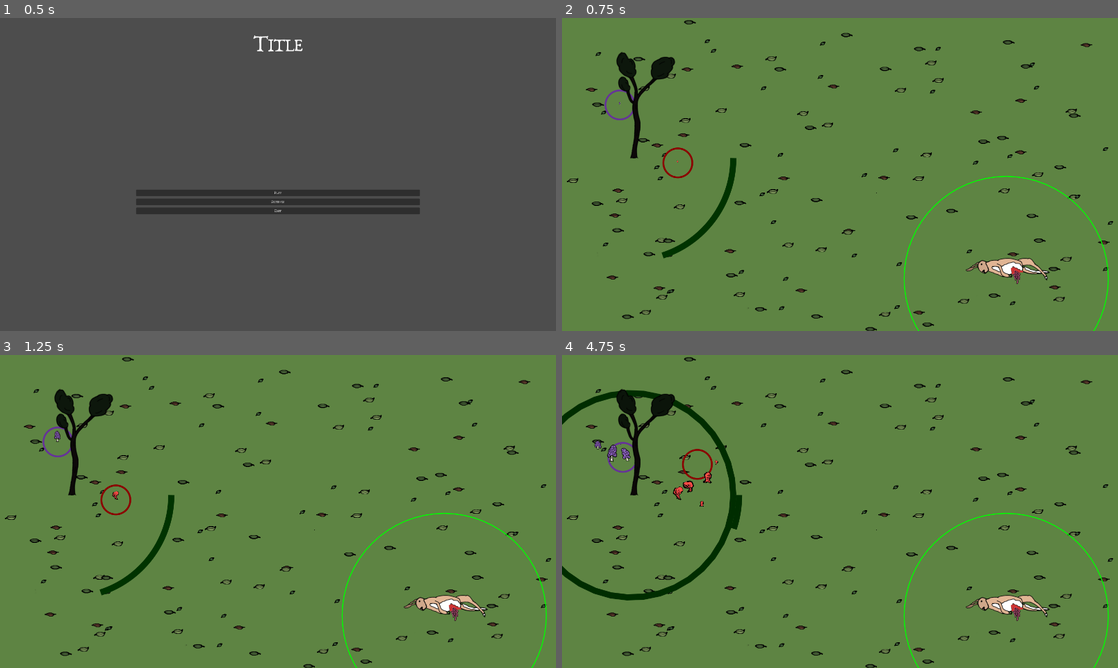
Above: before the commit, frames 1-4 (two rows, left to right).
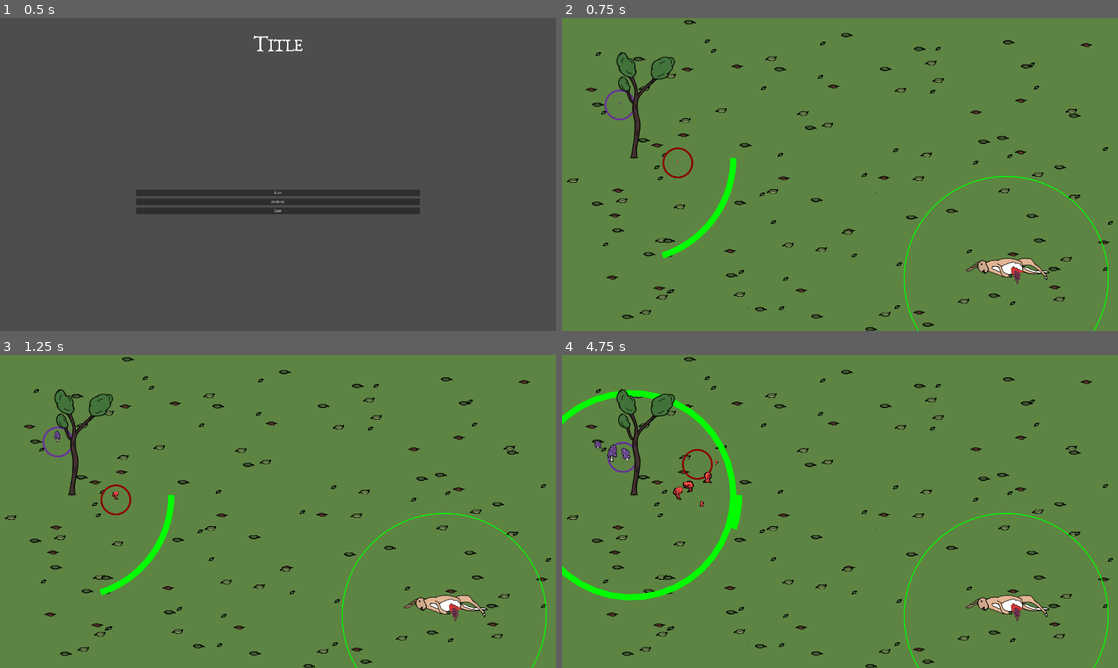
Above: after the commit, the same moments.

Repository: carcinizer/slavic-2025
Game: Godot game, scene res://scenes/main_menu.tscn
Same seed, same stepped clock (60 frames per second), same inputs: the game is played once before the commit and once after it.
Inputs:
- Up to frame 1 (0.5 s): no input
- Up to frame 2 (0.75 s): click "Play" at 0.5 s
- Up to frame 3 (1.25 s): no input
- Up to frame 4 (4.75 s): tap Enter at 1.25 s; hold Right (right1) 1.28-2.03 s; tap S (down2) at 1.35, 4.35 s; hold Down (down1) 2.03-2.78 s; tap A (left2) at 2.1 s; hold Right (right1) 2.78-3.53 s; tap D (right2) at 2.85 s; hold Up (up1) 3.53-4.28 s; tap W (up2) at 3.6 s; hold Left (left1) from 4.28 s (still down)

Frame 1 is identical in both runs. In frame 2, 1.1% of the frame differs, in the area x 9-32%, y 11-77%; in frame 3, 1.1%; in frame 4, 2.4%, in the area x 0-33%, y 11-79%.

Commit message:
fix deltatime missing in updates

Diff:
--- a/scenes/map.tscn
+++ b/scenes/map.tscn
@@ -39,9 +39,6 @@
 
 [node name="Tree" parent="." instance=ExtResource("3_gldc4")]
 position = Vector2(239, 484)
-hp = 20.0
-max_hp = 100.0
-radius = 100.0
 
 [node name="Sprite2D" type="Sprite2D" parent="."]
 z_index = -8
--- a/src/corpse.gd
+++ b/src/corpse.gd
@@ -7,7 +7,7 @@
 
 var dead = false
 
-@export var death_speed := 0.001
+@export var death_speed := 0.01
 
 var checked_mushrooms: Array[Mushroom] = []
 var my_connected_mushrooms: Array[Mushroom] = []
@@ -23,7 +23,6 @@
 			obj.queue_redraw()
 			checked_mushrooms.push_back(obj)
 			var othersareas = a.get_overlapping_areas()
-			print(obj.name)
 			check_area(othersareas)
 
 func check_for_connections():
@@ -53,7 +52,7 @@
 	modulate.g = hp/max_hp
 	modulate.b = hp/max_hp
 	if my_connected_mushrooms.size() > 0:
-		hp -= death_speed * my_connected_mushrooms.size()
+		hp -= death_speed * my_connected_mushrooms.size() * _delta
 	if hp <= 0:
 		die()
 
--- a/src/mushroom.gd
+++ b/src/mushroom.gd
@@ -13,7 +13,7 @@
 @export var explosion_radius := 150
 
 @export var time_until_starts_dying := 3.0
-@export var death_speed := 0.04
+@export var death_speed := 0.25
 
 var time_since_spawn = 0
 var should_check_for_connections = false
@@ -65,7 +65,7 @@
 func _physics_process(_delta: float):
 	time_since_spawn += _delta
 	if my_lifeline == null and time_since_spawn > time_until_starts_dying:
-		hp -= death_speed
+		hp -= death_speed * _delta
 	if hp <= 0:
 		die()
 
@@ -87,7 +87,7 @@
 		#$ExplosionArea.monitoring = true
 		hp -= overgrowth_decay_speed * _delta
 	#else: $ExplosionArea.monitoring = false
-	print($ExplosionArea.has_overlapping_bodies())
+	# print($ExplosionArea.has_overlapping_bodies())
 
 
 func explode():
--- a/src/tree.gd
+++ b/src/tree.gd
@@ -6,7 +6,7 @@
 @export var radius := 100.0
 
 @export var time_until_starts_dying := 3.0
-@export var death_speed := 0.04
+@export var death_speed := 1
 
 var my_connected_mushrooms: Array[Mushroom] = []
 var max_connected_mushrooms := 30
@@ -52,7 +52,7 @@
 	time_since_spawn += _delta
 	# if mushrooms_in_area < mushrooms_needed_in_area and time_since_spawn > time_until_starts_dying:
 	if my_connected_mushrooms.size() < min_connected_mushrooms and time_since_spawn > time_until_starts_dying:
-		hp -= death_speed
+		hp -= death_speed * _delta
 	if hp <= 0:
 		die()
 	queue_redraw()
